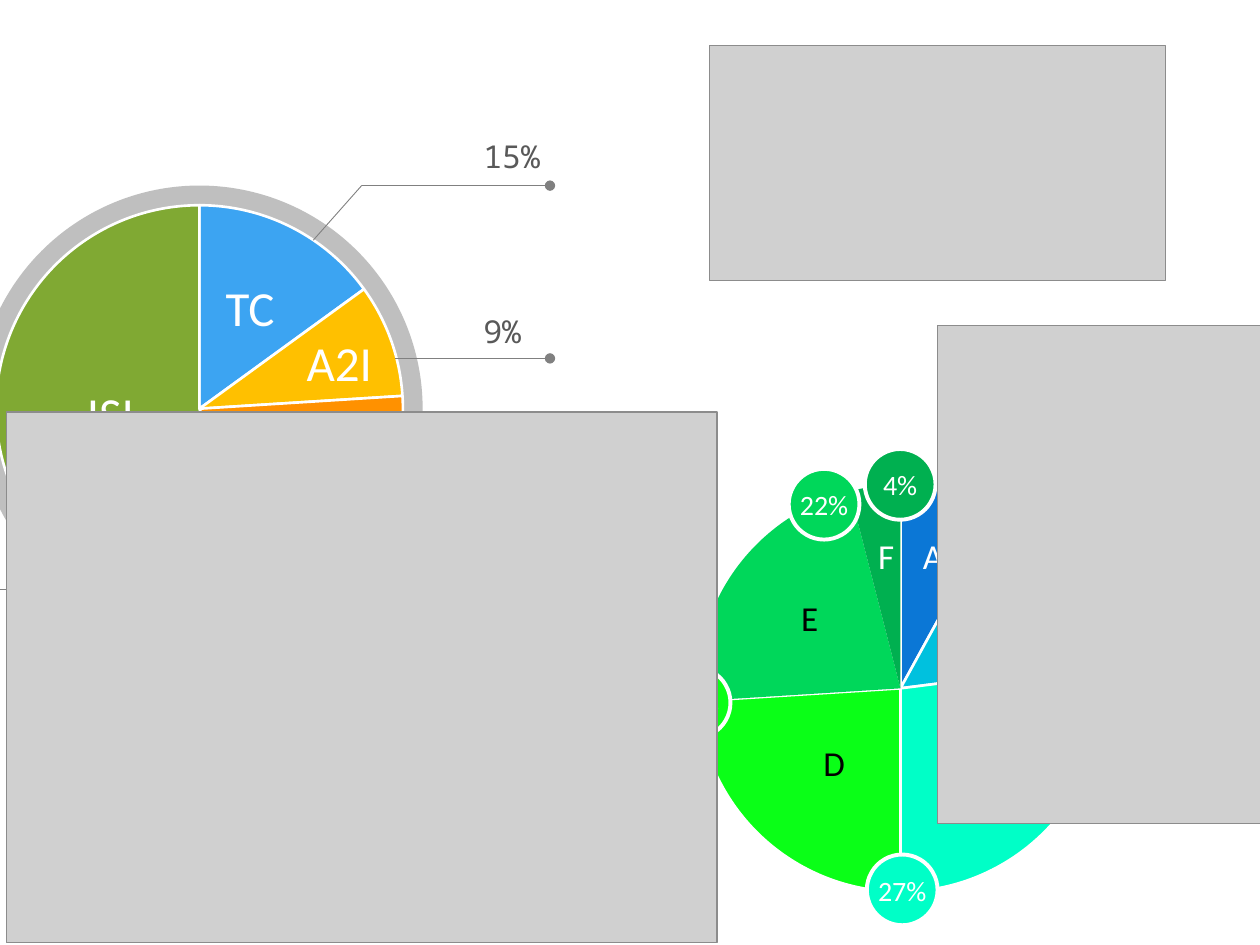
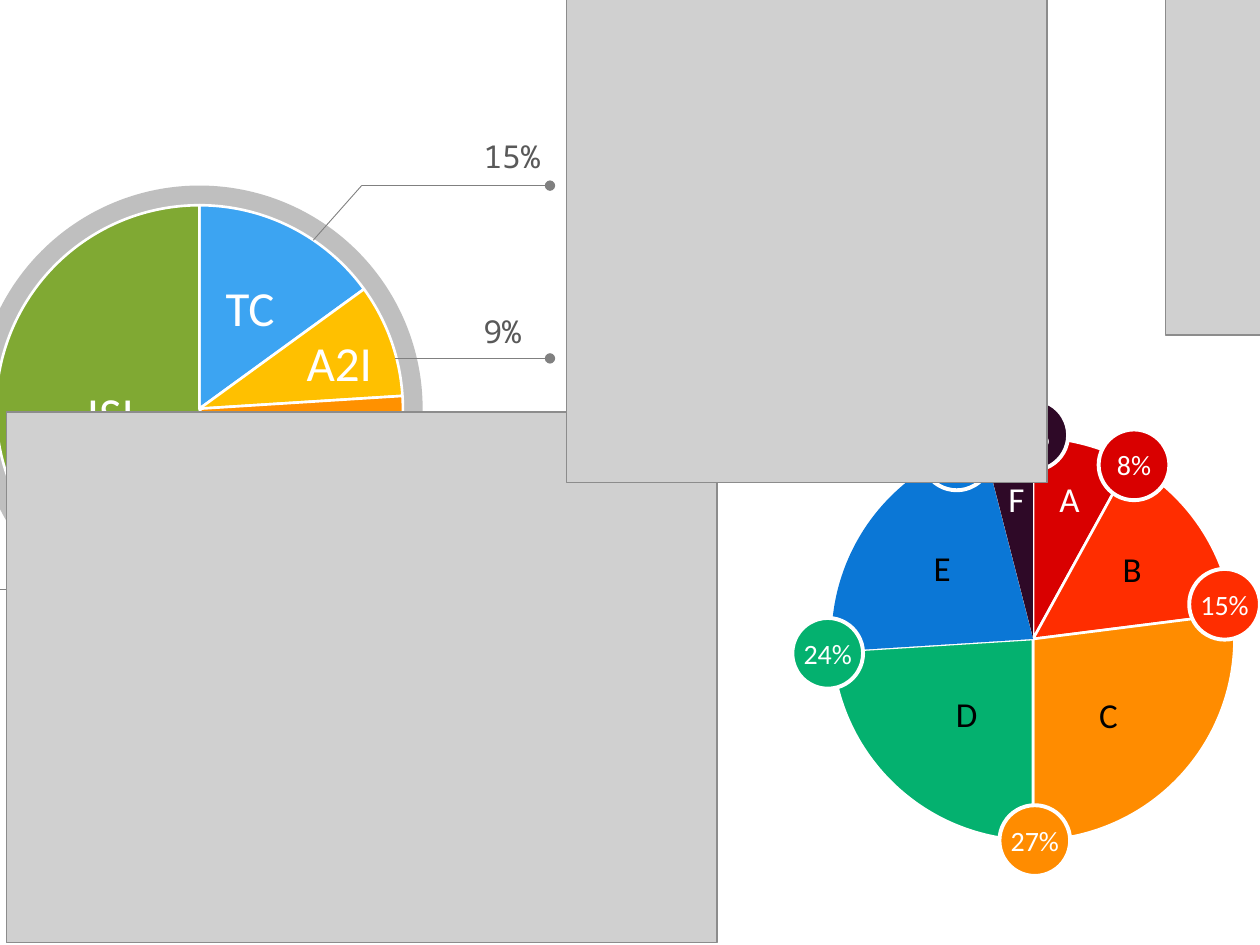
Before and after one commit to JoyCJay/EG23_projet, a slide deck: slide 10 of img/Designe.pptx (slide 8 before the commit). Drawn at 1260x945 pixels with LibreOffice and Linux fonts; fonts in the diff are those of the drawing; grey boxes stand for pictures. Boxes give left, top, right and bottom in pixels: in the first picture for what was removed or moved away, otherwise in the second. Text is boxed around its words. In the diff, an @@ line names an element or a change of style, - is before the commit and + after.

```diff
--- a/img/Designe.pptx
+++ b/img/Designe.pptx
@@ picture added at (x1=567, y1=0, x2=1047, y2=483) @@
@@ picture added at (x1=1166, y1=0, x2=1260, y2=335) @@
@@ picture removed at (x1=709, y1=45, x2=1166, y2=280) @@
@@ picture removed at (x1=937, y1=325, x2=1260, y2=823) @@
@@ pie chart at (x1=813, y1=389, x2=1255, y2=888) @@
@@ colours of single points changed @@
@@ ellipse "4%" at (x1=998, y1=399, x2=1068, y2=470): fill #00B050 to #2E0927 @@
@@ ellipse removed at (x1=789, y1=469, x2=859, y2=539) @@
-22%
@@ text "F" moved from (x1=878, y1=546, x2=894, y2=569) to (x1=1008, y1=489, x2=1024, y2=512) @@
@@ text "A" rewrapped from (x1=923, y1=540, x2=943, y2=578) to (x1=1059, y1=489, x2=1079, y2=512) @@
@@ text "E" moved from (x1=801, y1=608, x2=818, y2=631) to (x1=934, y1=558, x2=951, y2=581) @@
@@ ellipse "24%" at (x1=793, y1=617, x2=863, y2=688): fill #0AFF17 to #04B16F @@
@@ 2 ellipses, 1 pie chart, 1 text moved together from (x1=660, y1=440, x2=1121, y2=939) to (x1=793, y1=389, x2=1255, y2=888) @@
@@ group added at (x1=921, y1=420, x2=1260, y2=729): 3 ellipses, 2 texts @@
+8%
+15%
+B
+C
@@ ellipse "27%" moved from (x1=867, y1=854, x2=937, y2=925) to (x1=999, y1=805, x2=1070, y2=876) @@
@@ ellipse "27%" at (x1=999, y1=805, x2=1070, y2=876): fill #00FFC7 to #FF8C00 @@
```
Also in this commit, not shown: 1 other slide changed, 8 slides added, 6 slides removed, 44 other files.
